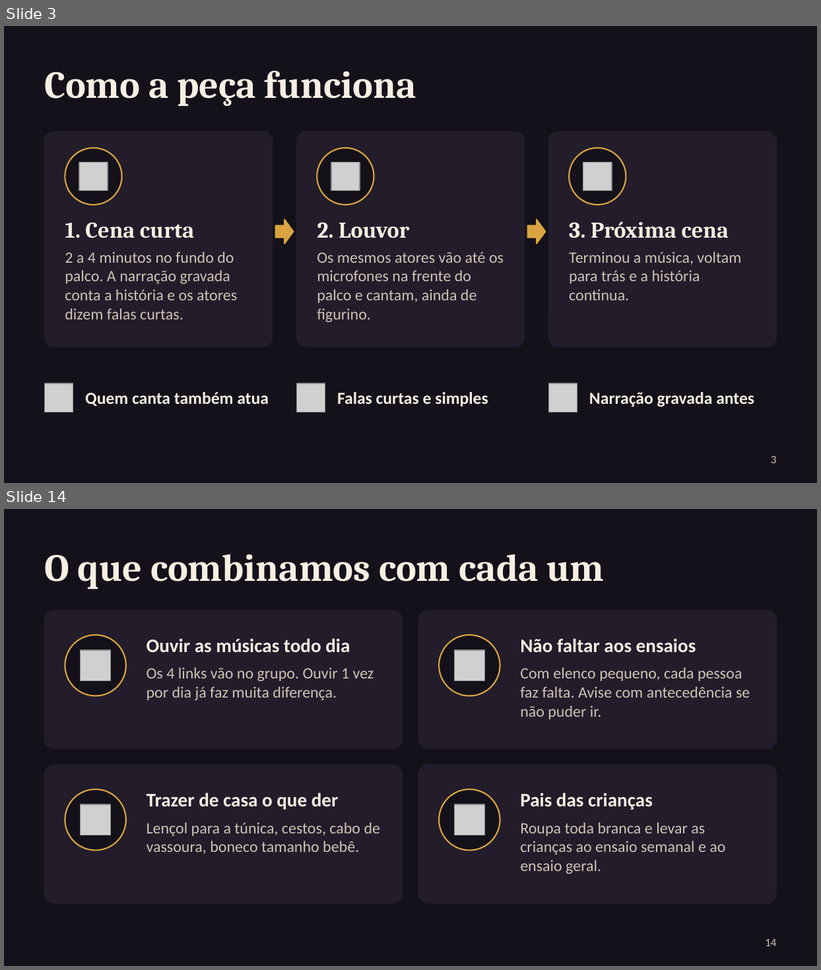
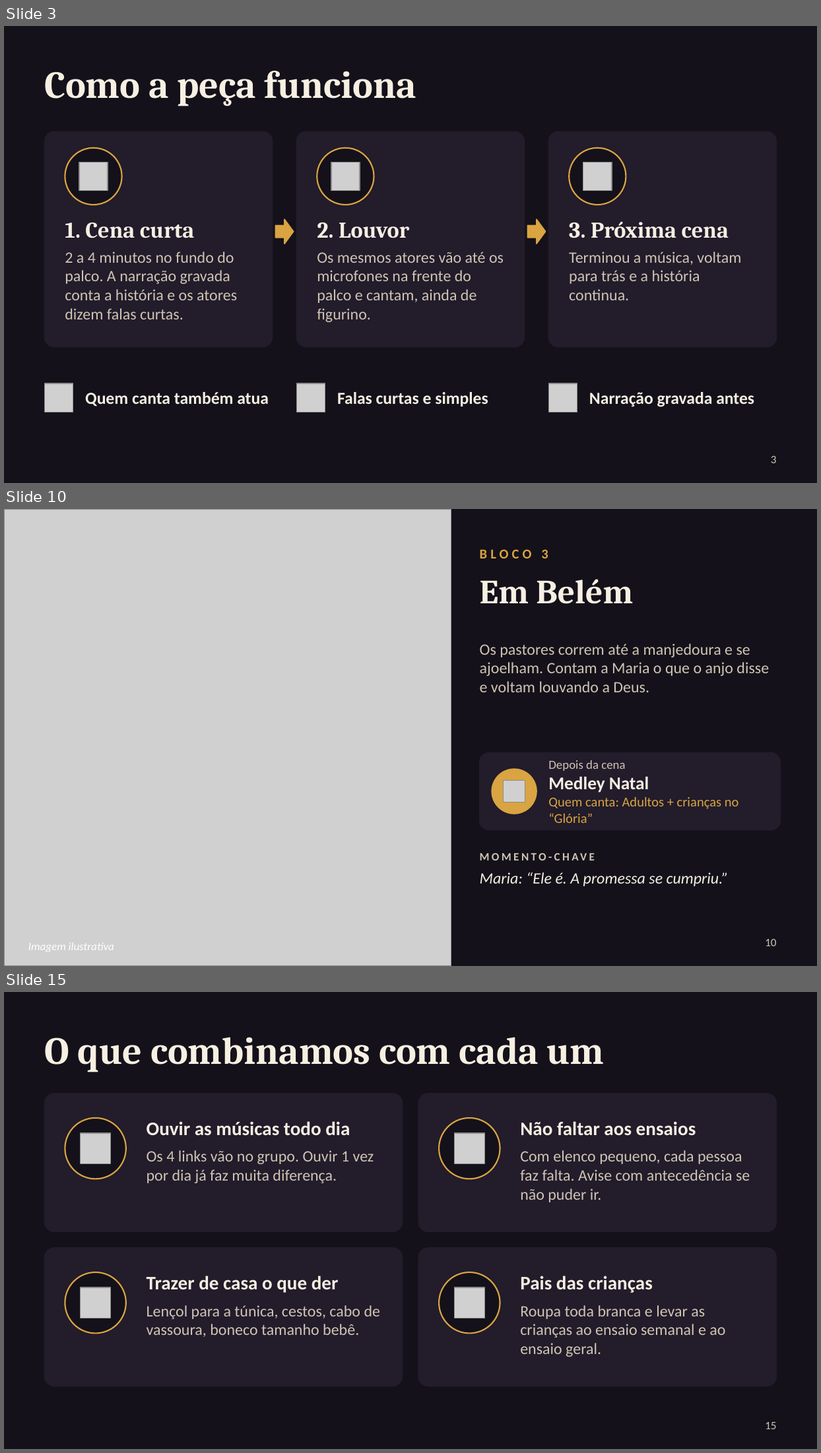
Before and after one commit to MatheusXd1227/Rob-IA-BTG, a slide deck: teatro/apresentacao-peca-natal.pptx. Shown one above the other, each under a label of ours: slides 3 and 14 before the commit, slides 3, 10 and 15 after it; the slides between them are not shown. The pictures are 821x970 and 821x1453 pixels, drawn with LibreOffice and Linux fonts; fonts in the diff are those of the drawing; grey boxes stand for pictures. Boxes give left, top, right and bottom in pixels: in the first picture for what was removed or moved away, otherwise in the second. Text is boxed around its words. In the diff, an @@ line names an element or a change of style, - is before the commit and + after.

```diff
--- a/teatro/apresentacao-peca-natal.pptx
+++ b/teatro/apresentacao-peca-natal.pptx
@@ slide 10 added at box(4, 509, 817, 966), background #14111A @@
@@ picture added at box(4, 509, 451, 966) @@
@@ text added at box(480, 549, 548, 559), 12 pt, text #D9A441, bold @@
+BLOCO 3
@@ title added at box(480, 579, 633, 604), 30 pt, text #F6EFE2, bold @@
+Em Belém
@@ text added at box(480, 644, 769, 692), 14 pt, text #CFC4B2 @@
+Os pastores correm até a manjedoura e se ajoelham. Contam a Maria o que o anjo disse e voltam louvando a Deus.
@@ rounded rectangle added at box(480, 753, 781, 830), fill #221C2B, outline #221C2B 1 pt @@
@@ text added at box(548, 760, 739, 823), 12 pt, text #D9A441 @@
+Depois da cena
+Medley Natal
+Quem canta: Adultos + crianças no “Glória”
@@ ellipse added at box(492, 769, 537, 814), fill #D9A441, outline #D9A441 1 pt @@
@@ picture added at box(503, 780, 525, 803) @@
@@ text added at box(480, 846, 781, 867), 10 pt, text #CFC4B2, bold @@
+MOMENTO-CHAVE
@@ text added at box(480, 873, 729, 887), 14 pt, text #F6EFE2, italic @@
+Maria: “Ele é. A promessa se cumpriu.”
@@ text added at box(28, 943, 114, 953), 10 pt, text #FFFFFF, italic @@
+Imagem ilustrativa
@@ page number added at box(765, 939, 776, 947), 10 pt, text #CFC4B2 @@
+10
@@ what was slide 14 is now slide 15 @@
@@ page number at box(765, 1422, 776, 1430): text changed @@
-14
+15
```
Also in this commit, not shown: 10 slides changed, 2 other files.
